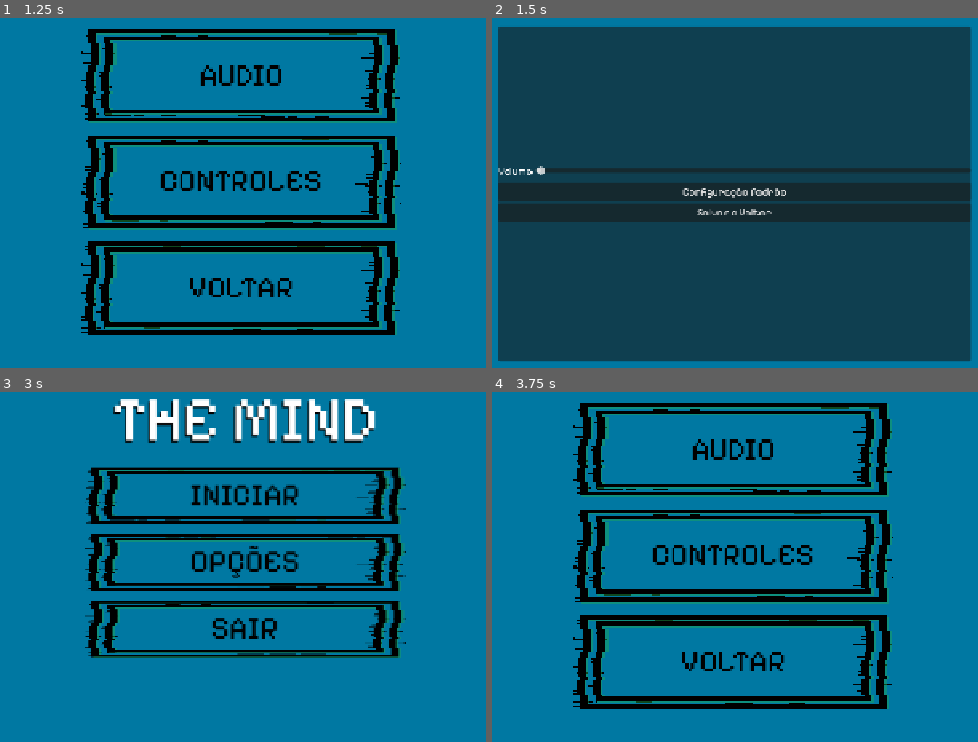
Above: before the commit, frames 1-4 (two rows, left to right).
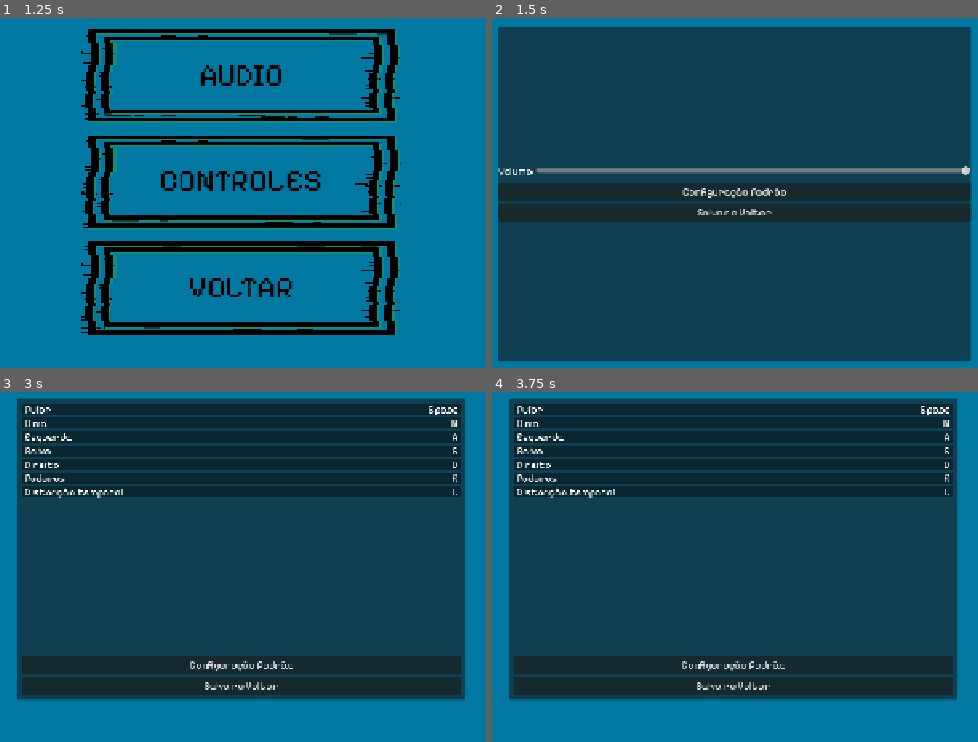
Above: after the commit, the same moments.

Repository: Yuuh15/Jogo_metroidvania_tcc
Game: Godot game, scene res://gui/menu/main_menu.tscn
Two runs of this game, one before a commit and one after it. Both use one fixed random seed, a clock stepped at 60 frames per second and the inputs below.
Inputs (mouse positions are in pixels of both pictures, inside the frame that each line leads up to):
- Up to frame 1 (1.25 s): click "OPÇÕES" at 0.5 s
- Up to frame 2 (1.5 s): click "AUDIO" at 1.25 s
- Up to frame 3 (3 s): click "Salvar e Voltar" at 2 s; click "VOLTAR" (after the commit: "Salvar e Voltar") at 2.75 s
- Up to frame 4 (3.75 s): click (735, 584) at 3.5 s, where only the run after the commit has a clickable "Salvar e Voltar"

Frame 1 is identical in both runs. In frame 2, 1.5% of the frame differs, in the area x 9-99%, y 42-45%; in frame 3, 78%; in frame 4, 81%, in the area x 3-96%, y 1-91%.

Commit message:
Alterações no Áudio

Diff:
--- a/metroidvania_com_psicologia/gui/menu/audio_settings.tscn
+++ b/metroidvania_com_psicologia/gui/menu/audio_settings.tscn
@@ -65,6 +65,7 @@
 size_flags_horizontal = 3
 max_value = 1.5
 step = 0.01
+value = 1.5
 script = SubResource("GDScript_151wy")
 
 [node name="ActionList" type="VBoxContainer" parent="PanelContainer/MarginContainer/VBoxContainer"]
--- a/metroidvania_com_psicologia/gui/menu/h_slider.tscn
+++ /dev/null
@@ -1,7 +0,0 @@
-[gd_scene format=3 uid="uid://mjp7ncql1e3c"]
-
-[node name="HSlider" type="HSlider"]
-offset_right = 8.0
-offset_bottom = 16.0
-max_value = 1.5
-step = 0.001
--- a/metroidvania_com_psicologia/gui/menu/scripts/audio_settings.gd
+++ b/metroidvania_com_psicologia/gui/menu/scripts/audio_settings.gd
@@ -1,25 +1,20 @@
 extends Control
 
-var actualValue := 0.0
-var previousValue := 0.0
-var value: float
+var actualValue = 5
+
+func _ready():
+	for button in $PanelContainer/MarginContainer/VBoxContainer.get_children():
+		button.connect("mouse_entered", $Switch.play)
+	$PanelContainer/MarginContainer/VBoxContainer/HBoxContainer/HSlider.value = actualValue
+	print(actualValue)
 
 func _on_default_button_pressed() -> void:
 	pass
 
 func _on_back_pressed() -> void:
 	get_tree().change_scene_to_file("res://gui/menu/options.tscn")
-	previousValue = actualValue
 
-
-func _on_h_slider_value_changed() -> void:
-	value = 1.4
+func _on_h_slider_value_changed(value: float) -> void:
 	AudioServer.set_bus_volume_db(AudioServer.get_bus_index("Master"), linear_to_db(value))
-
-func _ready():
-	for button in $PanelContainer/MarginContainer/VBoxContainer.get_children():
-		button.connect("mouse_entered", $Switch.play)
-		value = previousValue
-		print("A")
-		print(previousValue)
-		value = 1.3
+	actualValue = value
+	print(actualValue)
--- a/metroidvania_com_psicologia/gui/menu/scripts/opções.gd
+++ b/metroidvania_com_psicologia/gui/menu/scripts/opções.gd
@@ -7,6 +7,7 @@
 func _on_audio_pressed() -> void:
 	get_tree().change_scene_to_file("res://gui/menu/audio_settings.tscn")
 
+
 func _on_controlls_pressed() -> void:
 	get_tree().change_scene_to_file("res://gui/menu/input_settings.tscn")
 
--- a/metroidvania_com_psicologia/project.godot
+++ b/metroidvania_com_psicologia/project.godot
@@ -20,6 +20,7 @@
 
 GameManager="*res://scripts/gameManager.gd"
 AudioPlayer="*res://global/scenes/audio_player.tscn"
+AudioSettings="*res://gui/menu/audio_settings.tscn"
 
 [display]
 
@@ -115,3 +116,5 @@
 [rendering]
 
 textures/canvas_textures/default_texture_filter=0
+rendering_device/driver="d3d12"
+rendering_device/driver.windows="d3d12"
